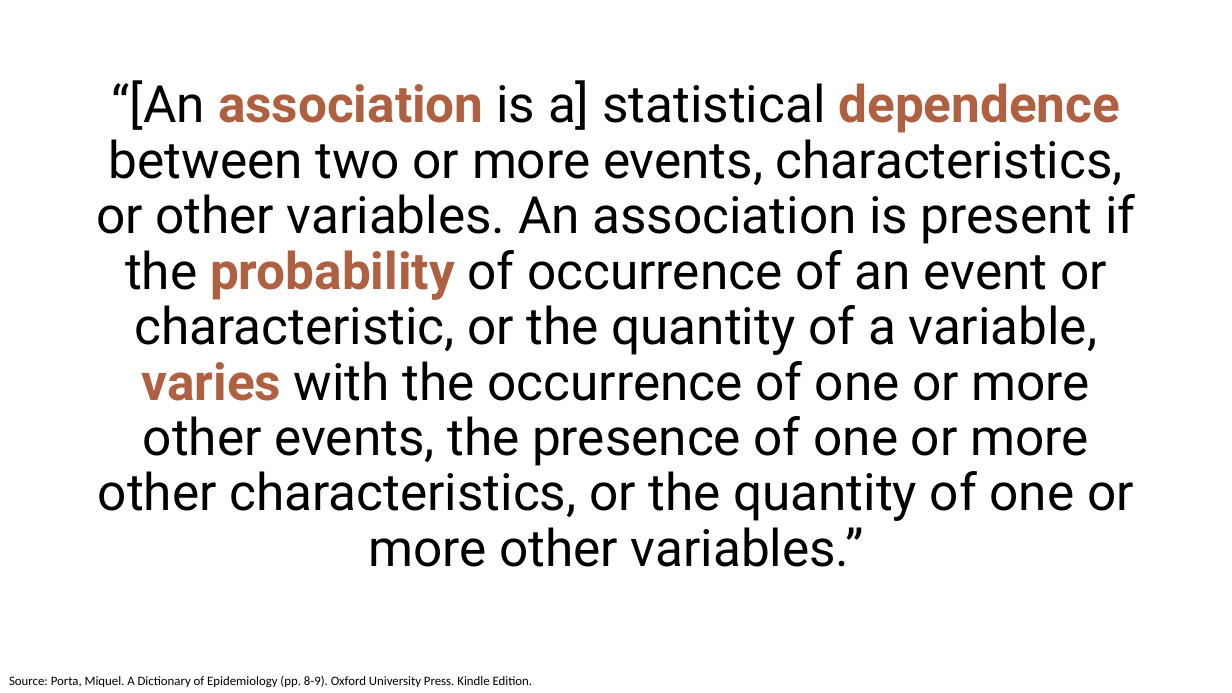
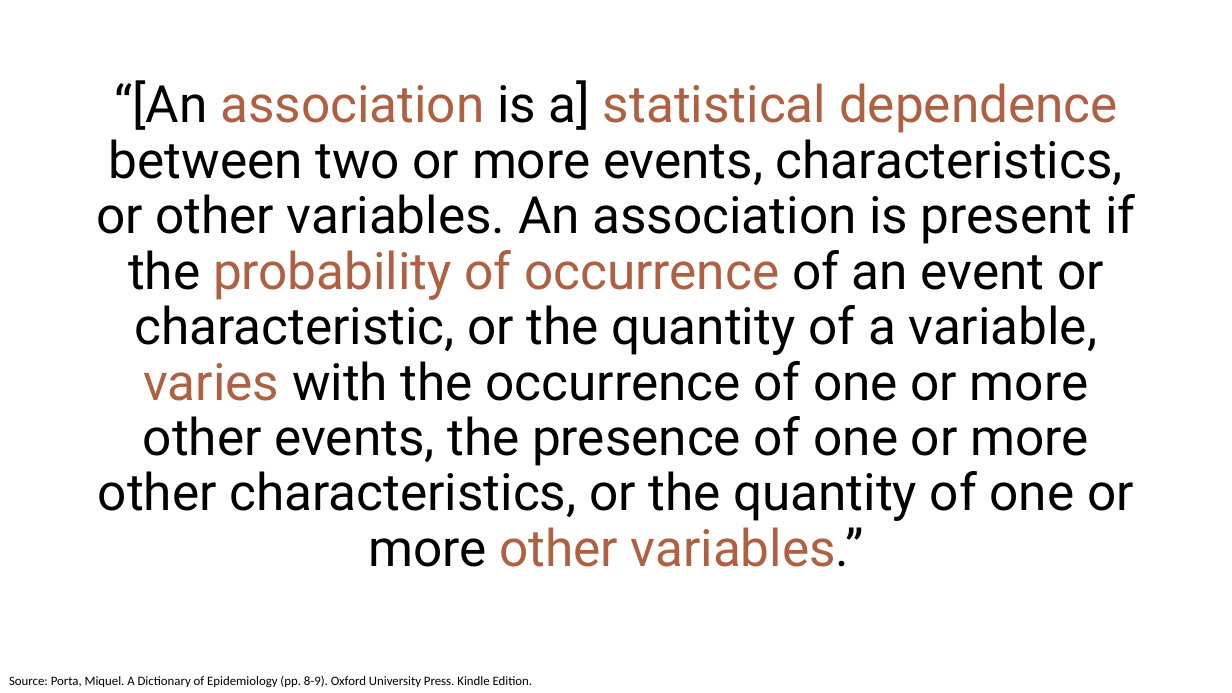
Before and after one commit to brad-cannell/epi_3_public, a slide deck: slide 10 of modules/04 Measures of Association/measures_of_assocaition.pptx (slide 4 before the commit). Drawn at 1232x693 pixels with LibreOffice and Linux fonts; fonts in the diff are those of the drawing. Boxes give left, top, right and bottom in pixels: in the first picture for what was removed or moved away, otherwise in the second. Text is boxed around its words. In the diff, an @@ line names an element or a change of style, - is before the commit and + after.

Commit message:
Initial commit of the Fall 2022 changes to measures of association
First time using this powerpoint.

First time using R.

```diff
--- a/modules/04 Measures of Association/measures_of_assocaition.pptx
+++ b/modules/04 Measures of Association/measures_of_assocaition.pptx
@@ text "“[An association is a] statistical ..." at (96, 80, 1135, 567): text colour #000000 to #AE6041 in "statistical of occurrence other variables.”"; bold off in "association dependence probability varies" @@
```
Also in this commit, not shown: 17 other slides changed, 82 slides added, 5 slides removed, 5 other files.
